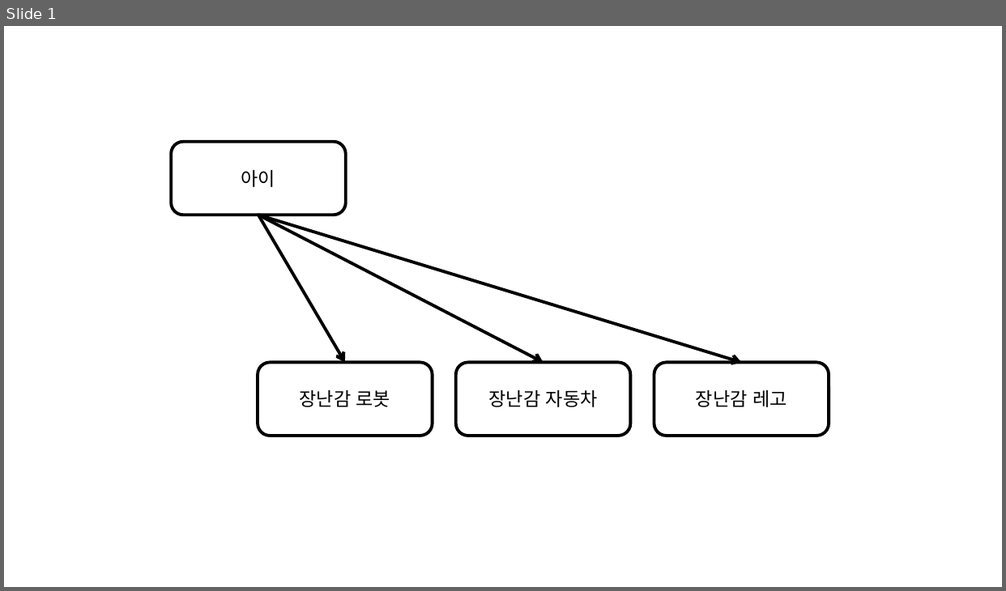
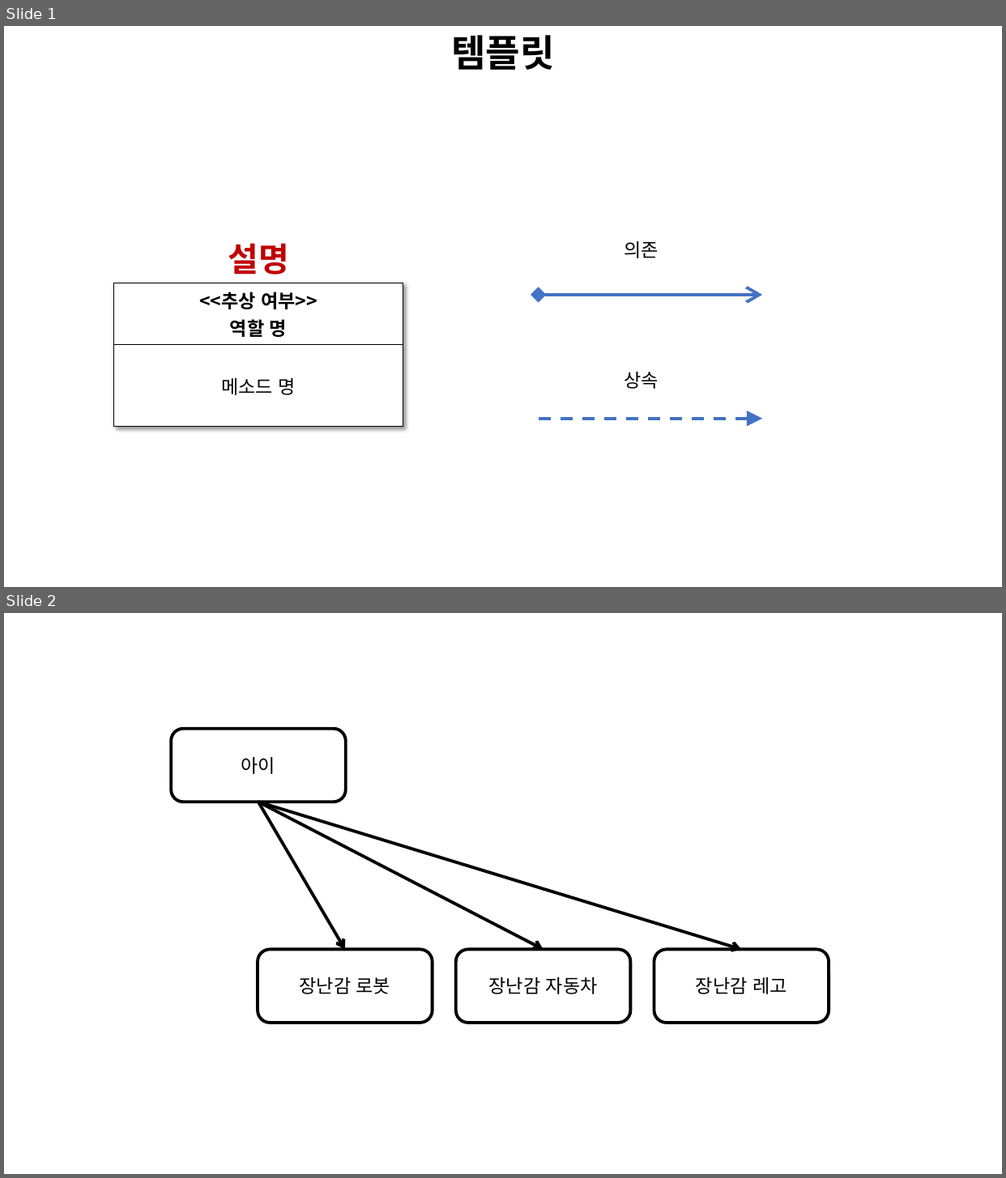
Before and after one commit to dhtpdud/DesignPatternStudy, a slide deck: Images/이미지 그리기용 ppt.pptx. Shown one above the other, each under a label of ours: slide 1 before the commit, slides 1 and 2 after it. The pictures are 1006x591 and 1006x1178 pixels, drawn with LibreOffice and Linux fonts; fonts in the diff are those of the drawing. Boxes give left, top, right and bottom in pixels: in the first picture for what was removed or moved away, otherwise in the second. Text is boxed around its words. In the diff, an @@ line names an element or a change of style, - is before the commit and + after.

```diff
--- a/Images/이미지 그리기용 ppt.pptx
+++ b/Images/이미지 그리기용 ppt.pptx
@@ slide 1 added at (x1=4, y1=26, x2=1002, y2=587), background #FFFFFF @@
@@ text added at (x1=451, y1=35, x2=555, y2=70), 36 pt, text #000000, bold @@
+템플릿
@@ text added at (x1=228, y1=243, x2=289, y2=275), 32 pt, text #C00000, bold @@
+설명
@@ text added at (x1=624, y1=241, x2=659, y2=258), 18 pt, text #000000 @@
+의존
@@ table added at (x1=114, y1=284, x2=403, y2=419), 2 rows, 1 columns @@
+<<추상 여부>> / 역할 명
+메소드 명
@@ double arrow added from (539, 295) to (762, 295), #4472C4 3 pt @@
@@ text added at (x1=624, y1=372, x2=659, y2=389), 18 pt, text #000000 @@
+상속
@@ arrow added from (539, 419) to (762, 419), #4472C4 3 pt dashed @@
@@ what was slide 1 is now slide 2 @@
```
Also in this commit, not shown: 1 other slide added, 1 other file.
